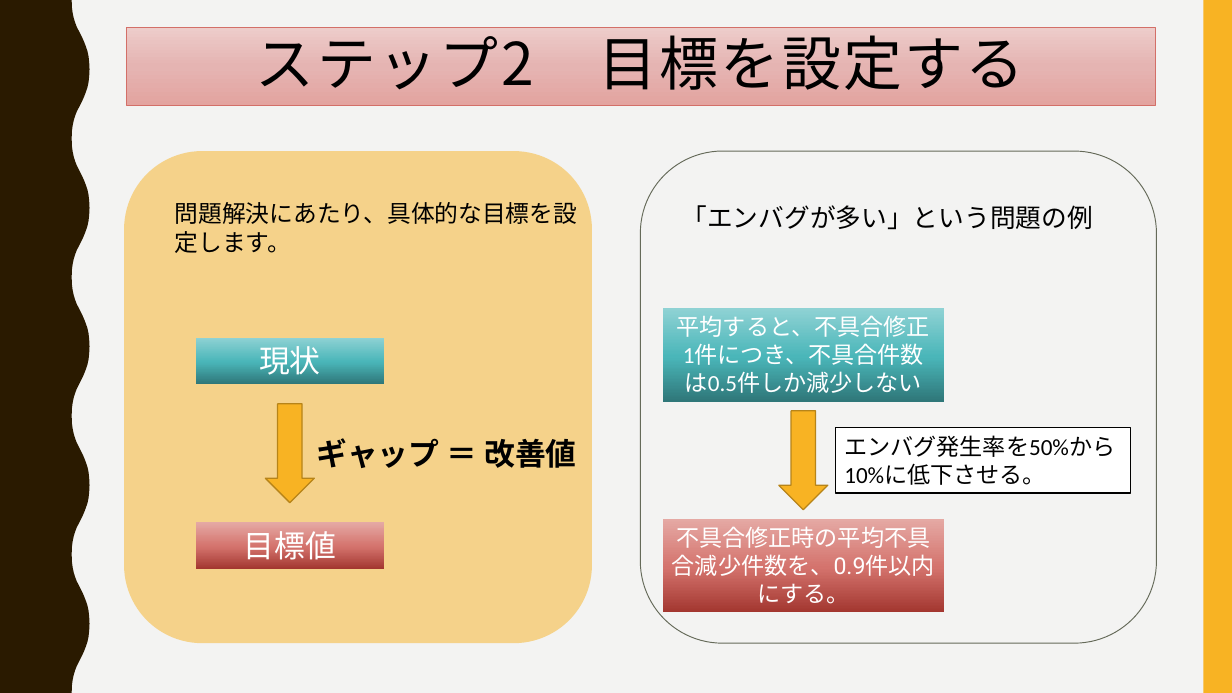
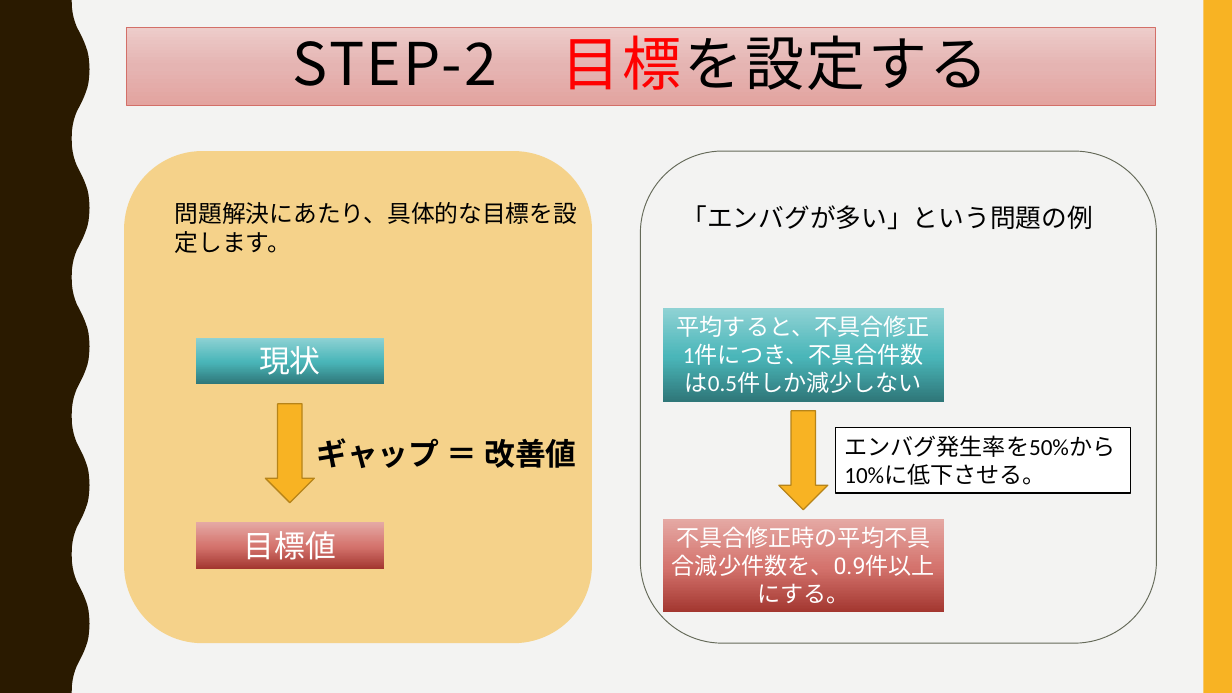
Before and after one commit to ssa-study/documents, a slide deck: slide 5 of ProblemSolvingForEngineer.pptx. Drawn at 1232x693 pixels with LibreOffice and Linux fonts; fonts in the diff are those of the drawing. Boxes give left, top, right and bottom in pixels: in the first picture for what was removed or moved away, otherwise in the second. Text is boxed around its words. In the diff, an @@ line names an element or a change of style, - is before the commit and + after.

Commit message:
加筆修正

```diff
--- a/ProblemSolvingForEngineer.pptx
+++ b/ProblemSolvingForEngineer.pptx
@@ title at [293, 25, 988, 90]: text changed @@
-ステップ2 目標を設定する
+STEP-2 目標を設定する
@@ text in rectangle at [672, 526, 935, 604]: text changed @@
-不具合修正時の平均不具合減少件数を、0.9件以内にする。
+不具合修正時の平均不具合減少件数を、0.9件以上にする。
```
Also in this commit, not shown: 8 other slides changed, 1 other file.
